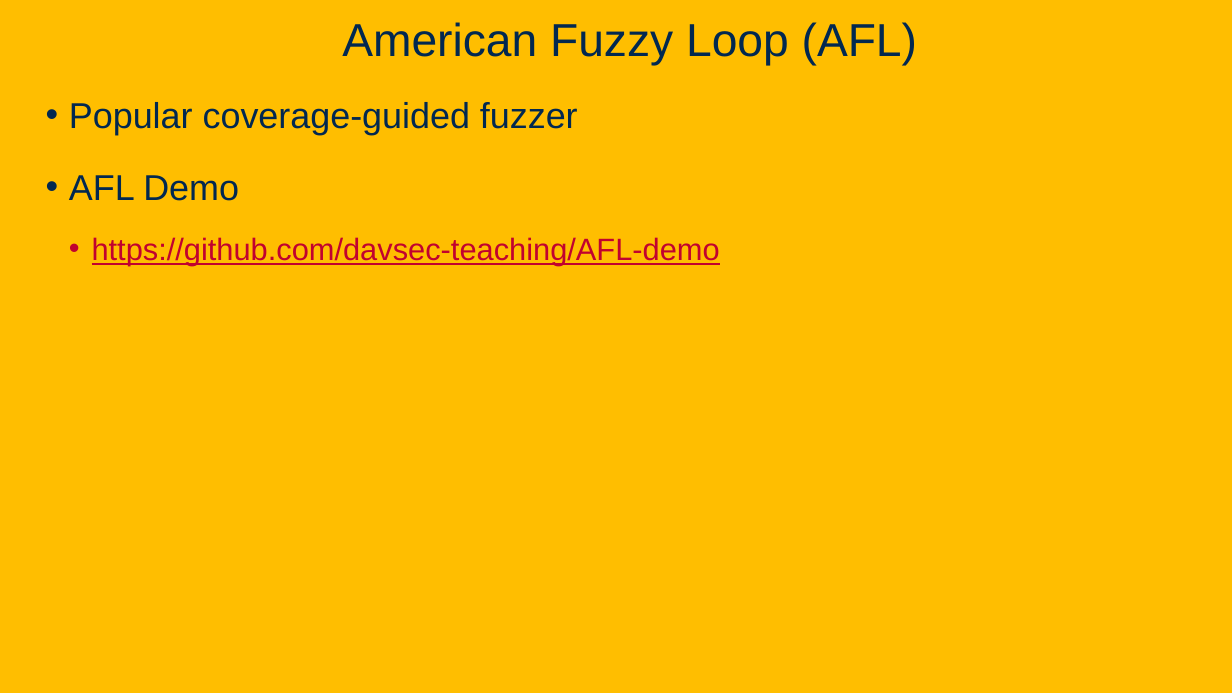
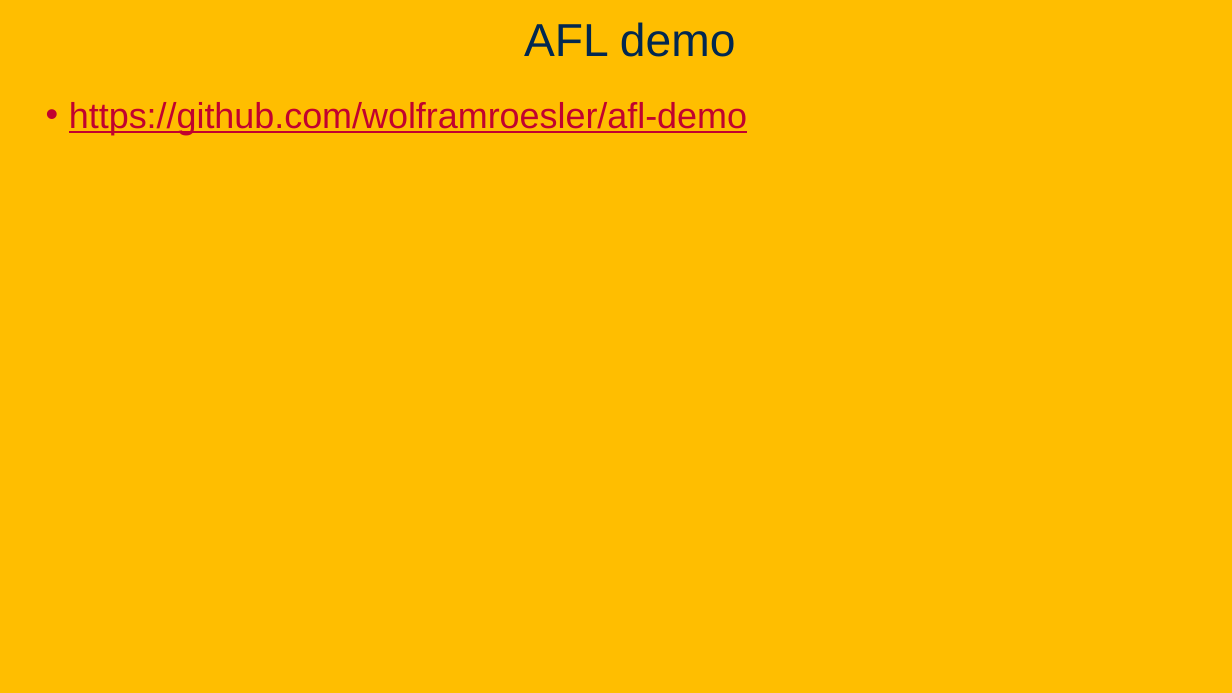
Before and after one commit to davsec-teaching/ECS160-Winter2025, a slide deck: slide 10 of slides/10_fuzzing.pptx (slide 19 before the commit). Drawn at 1232x693 pixels with LibreOffice and Linux fonts; fonts in the diff are those of the drawing; background and template pictures are left out. Boxes give left, top, right and bottom in pixels: in the first picture for what was removed or moved away, otherwise in the second. Text is boxed around its words. In the diff, an @@ line names an element or a change of style, - is before the commit and + after.

```diff
--- a/slides/10_fuzzing.pptx
+++ b/slides/10_fuzzing.pptx
@@ title at (524, 22, 736, 57): text changed @@
-American Fuzzy Loop (AFL)
+AFL demo
@@ text at (69, 102, 747, 135): text changed; size 24 to 28 pt @@
-• Popular coverage-guided fuzzer
-• AFL Demo
-  • https://github.com/davsec-teaching/AFL-demo
+• https://github.com/wolframroesler/afl-demo
```
Also in this commit, not shown: 13 other slides changed, 24 slides added, 3 slides removed.
